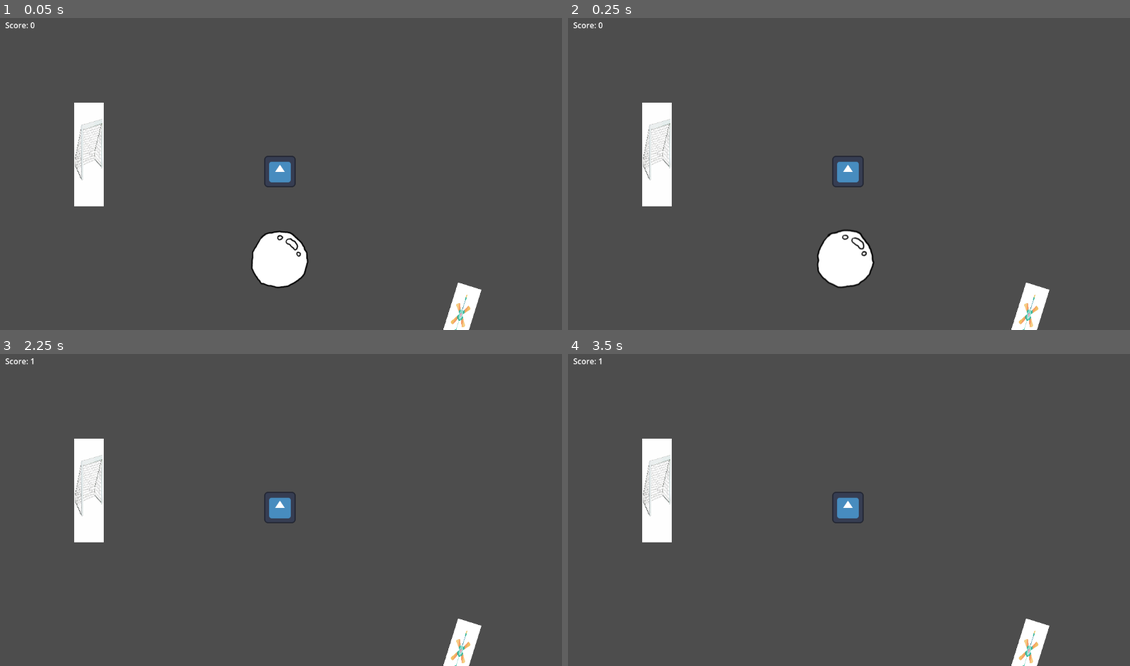
Above: before the commit, frames 1-4 (two rows, left to right).
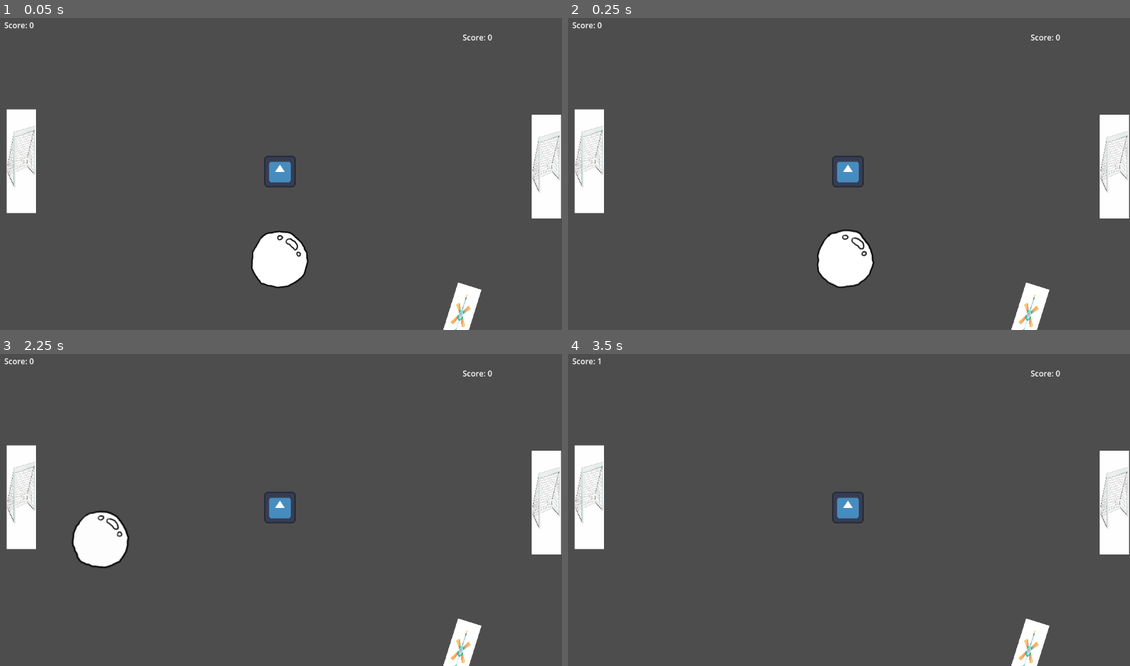
Above: after the commit, the same moments.

Repository: Calandir/ggj-2025
Game: Godot game, scene res://Scenes/example_scene.tscn
Same seed, same stepped clock (60 frames per second), same inputs: the game is played once before the commit and once after it. The engine's default icon, where the game draws it, is replaced by a stand-in: a white triangle on a blue panel in a dark square.
Inputs:
- Up to frame 1 (0.05 s): no input
- Up to frame 2 (0.25 s): no input
- Up to frame 3 (2.25 s): no input
- Up to frame 4 (3.5 s): no input

The runs differ from the first frame. In frame 1, 5.4% of the frame differs, in the area x 0-100%, y 1-65%; in frame 2, 5.4%; in frame 3, 6.0%, in the area x 0-100%, y 1-69%; in frame 4, 5.4%.

Commit message:
nothing much

Diff:
--- a/Scenes/example_scene.tscn
+++ b/Scenes/example_scene.tscn
@@ -22,14 +22,27 @@
 [node name="Player 1" parent="." instance=ExtResource("4_t3qv7")]
 player_num = 1
 
-[node name="Goal" parent="." instance=ExtResource("3_m40s0")]
-position = Vector2(-392, -32)
+[node name="GoalA" parent="." instance=ExtResource("3_m40s0")]
+position = Vector2(-530, -18)
 
-[node name="Label" type="Label" parent="Goal"]
+[node name="LabelA" type="Label" parent="GoalA"]
+offset_left = -33.0
+offset_top = -293.0
+offset_right = 249.0
+offset_bottom = -270.0
+script = ExtResource("4_em4yn")
+metadata/_edit_use_anchors_ = true
+
+[node name="GoalB" parent="." instance=ExtResource("3_m40s0")]
+position = Vector2(542, -7)
+
+[node name="LabelB" type="Label" parent="GoalB"]
 offset_left = -169.0
 offset_top = -279.0
 offset_right = 113.0
 offset_bottom = -256.0
 script = ExtResource("4_em4yn")
+metadata/_edit_use_anchors_ = true
 
-[connection signal="goal_scored" from="Goal" to="Goal/Label" method="_on_goal_goal_scored"]
+[connection signal="goal_scored" from="GoalA" to="GoalA/LabelA" method="_on_goal_goal_scored"]
+[connection signal="goal_scored" from="GoalB" to="GoalB/LabelB" method="_on_goal_goal_scored"]
--- a/Scenes/goal.gd
+++ b/Scenes/goal.gd
@@ -3,8 +3,6 @@
 # Keep track of bubbles eaten by goal
 
 var score = 0
-
-@onready var score_label = get_node("Label")  # Adjust path to your ScoreManager node
 
 
 
